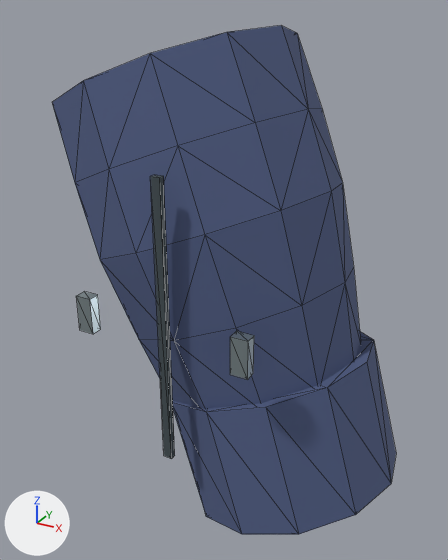
What one commit did to the glTF model Resource/Export/Modules/Outfit_Civilian_Female_Heavy_Cuff_L.glb.
Before and after are seen from a 50 mm lens placed at (0.538, -0.304, 1.204), pointed at (0.377, -0.011, 1.057). Lighting does not change. The marker at lower left points along +X, +Y and +Z. The older version comes first. Mesh edges are drawn as thin lines. Vertices at exactly the same position are counted once.

The older version as bpy lines, for what is in view:
```python
me_outfit_civilian_female_heavy_cuff_l_mesh_003 = bpy.data.meshes.new('Outfit_Civilian_Female_Heavy_Cuff_L_Mesh.003')
me_outfit_civilian_female_heavy_cuff_l_mesh_003.from_pydata(...)  # 123 vertices, 205 faces; spans x 0.275..0.489, y -0.087..0.07, z 0.92..1.196
# faces by material slot: [169, 12, 24]
me_outfit_civilian_female_heavy_cuff_l_mesh_003.materials.append(mat_cloth_indigo)  # blue #505d84
me_outfit_civilian_female_heavy_cuff_l_mesh_003.materials.append(mat_fabric_seam)  # greyish blue #424d52
me_outfit_civilian_female_heavy_cuff_l_mesh_003.materials.append(mat_fastener_titanium)  # grey #a8b6ba
ob_outfit_civilian_female_heavy_cuff_l = bpy.data.objects.new('Outfit_Civilian_Female_Heavy_Cuff_L', me_outfit_civilian_female_heavy_cuff_l_mesh_003)
ob_outfit_civilian_female_heavy_cuff_l.location = (0.0, 0.0, 0.0)
```
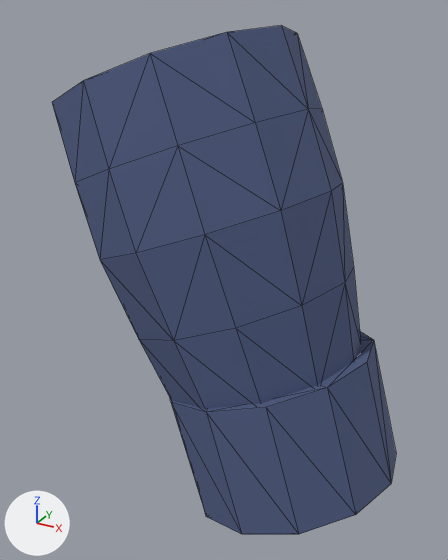
What differs and where, as boxes [x1, y1, x2, y2] in the pictures (448 x 560 px):
part 1 of me_outfit_civilian_female_heavy_cuff_l_mesh_003, deleted: before [76, 292, 101, 334]
part 2 of me_outfit_civilian_female_heavy_cuff_l_mesh_003, deleted: before [230, 331, 254, 380]
part 3 of me_outfit_civilian_female_heavy_cuff_l_mesh_003, deleted: before [150, 175, 175, 459]

Edits to the bpy script that builds the scene:
```text
Change me_outfit_civilian_female_heavy_cuff_l_mesh_003:
    used by ob_outfit_civilian_female_heavy_cuff_l; location = (0.0, 0.0, 0.0)
    remove me_outfit_civilian_female_heavy_cuff_l_mesh_003.from_pydata(...)  # 123 vertices, 205 faces; spans x 0.275..0.489, y -0.087..0.07, z 0.92..1.196
    add me_outfit_civilian_female_heavy_cuff_l_mesh_003.from_pydata(...)  # 99 vertices, 169 faces; spans x 0.275..0.489, y -0.078..0.07, z 0.92..1.196
    me_outfit_civilian_female_heavy_cuff_l_mesh_003 part 1: the loose piece of 8 vertices spanning x 0.332..0.341, y -0.087..-0.081, z 1.048..1.068 is deleted
    me_outfit_civilian_female_heavy_cuff_l_mesh_003 part 2: the loose piece of 8 vertices spanning x 0.422..0.431, y -0.087..-0.081, z 1.048..1.068 is deleted
    me_outfit_civilian_female_heavy_cuff_l_mesh_003 part 3: the loose piece of 8 vertices spanning x 0.379..0.384, y -0.082..-0.079, z 0.981..1.135 is deleted
    remove me_outfit_civilian_female_heavy_cuff_l_mesh_003.materials.append(mat_fabric_seam)  # greyish blue #424d52
    remove me_outfit_civilian_female_heavy_cuff_l_mesh_003.materials.append(mat_fastener_titanium)  # grey #a8b6ba
```
